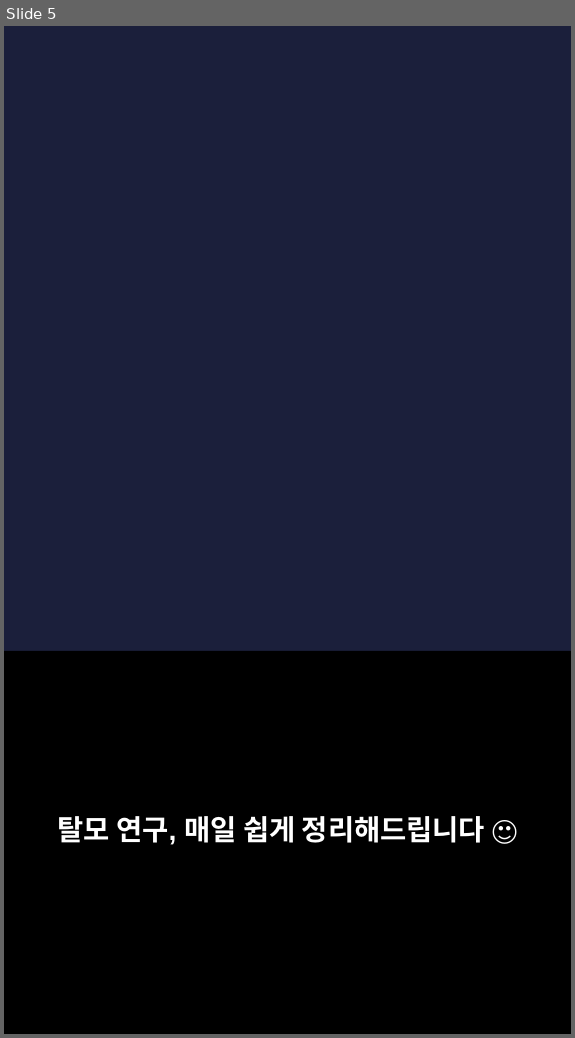
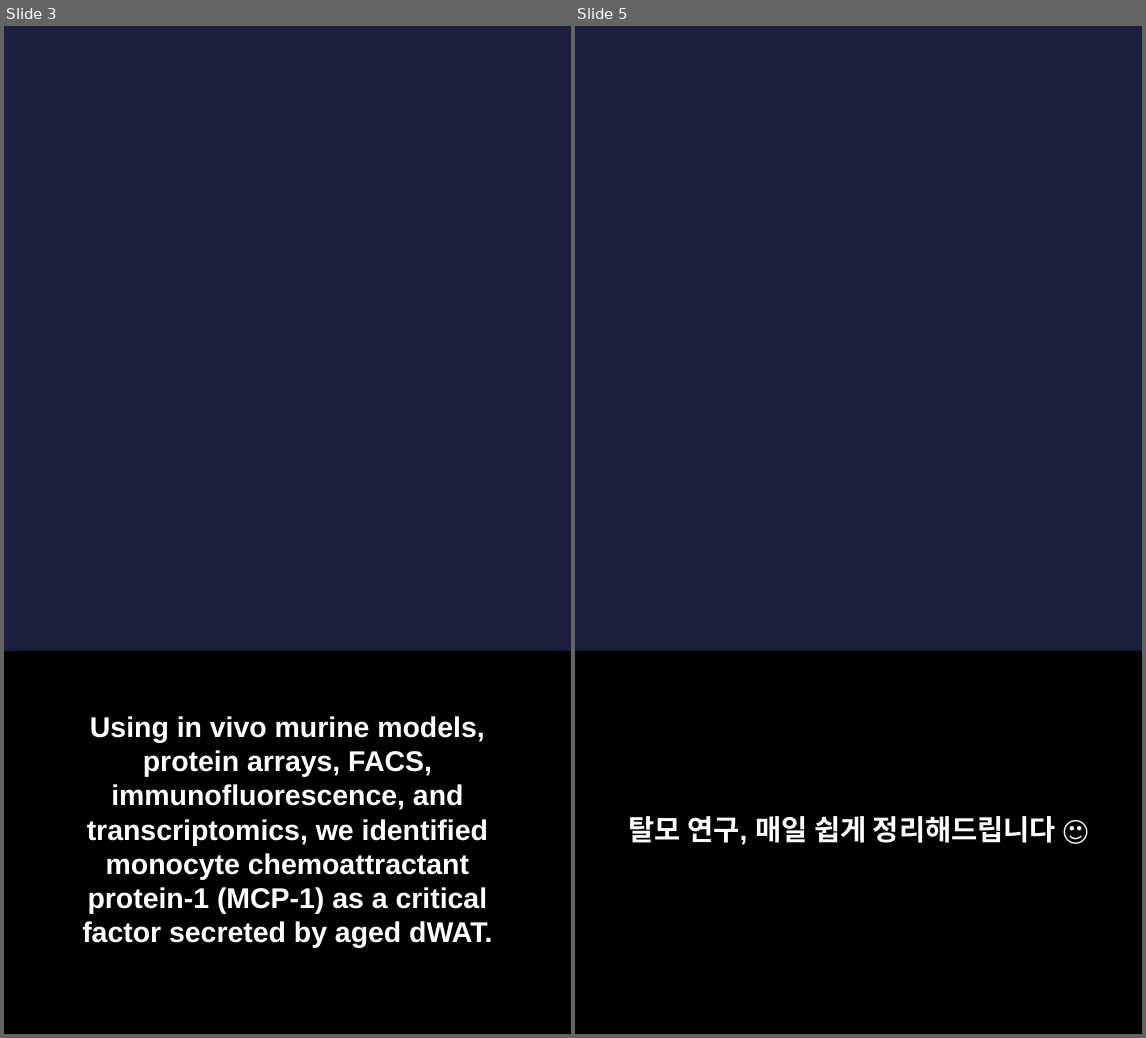
Before and after one commit to hyokang2010-BJ-ANTH/product-builder-test, a slide deck: pwa/data/latest/slides.pptx. Shown side by side, each under a label of ours: slide 5 before the commit, slides 3 and 5 after it; the slides between them are not shown. The pictures are 575x1038 and 1146x1038 pixels, drawn with LibreOffice and Linux fonts; fonts in the diff are those of the drawing; background and template pictures are left out. Boxes give left, top, right and bottom in pixels: in the first picture for what was removed or moved away, otherwise in the second. Text is boxed around its words. In the diff, an @@ line names an element or a change of style, - is before the commit and + after.

```diff
--- a/pwa/data/latest/slides.pptx
+++ b/pwa/data/latest/slides.pptx
@@ slide 3 added at [4, 26, 571, 1034], background picture (left out) @@
@@ rectangle added at [4, 651, 571, 1033], fill #000000 @@
@@ text added at [82, 716, 492, 948], 22 pt, text #FFFFFF, bold @@
+Using in vivo murine models, protein arrays, FACS, immunofluorescence, and transcriptomics, we identified monocyte chemoattractant protein-1 (MCP-1) as a critical factor secreted by aged dWAT.
```
Also in this commit, not shown: 2 slides changed, 4 other slides added, 6 slides removed, 26 other files.
